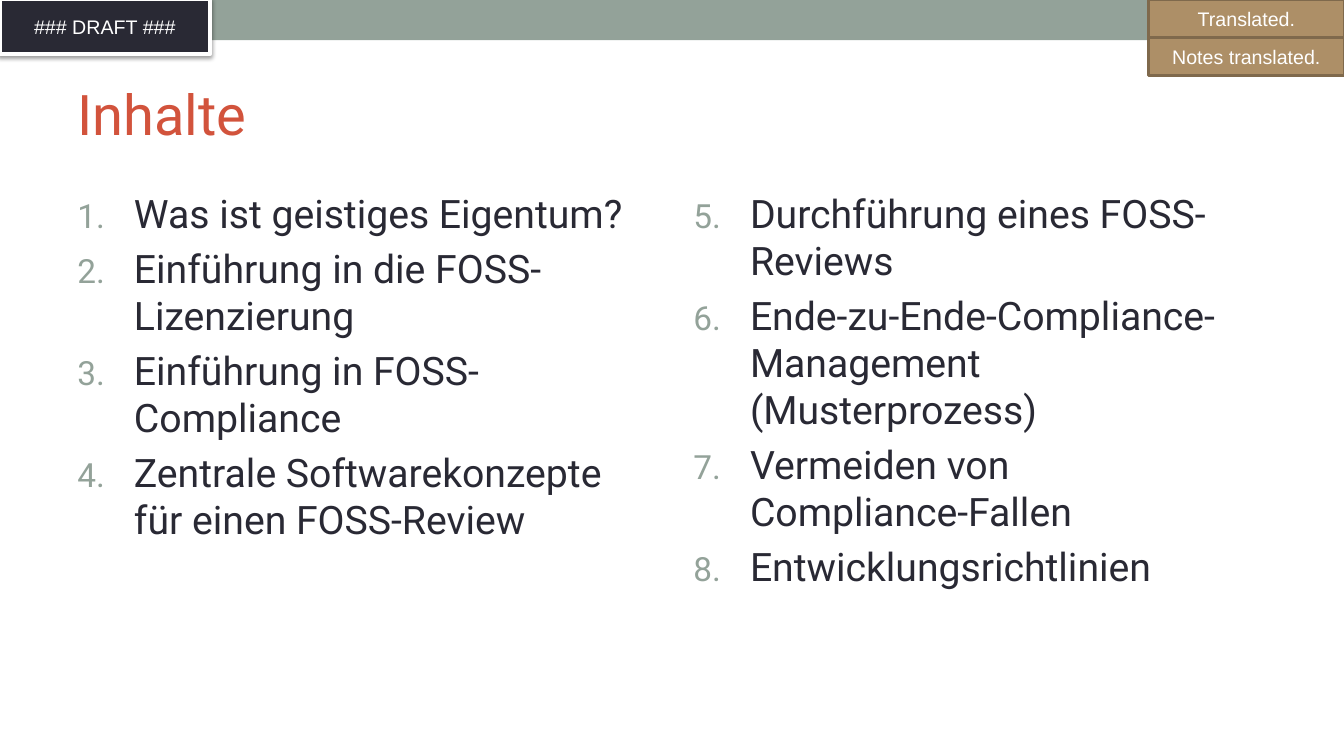
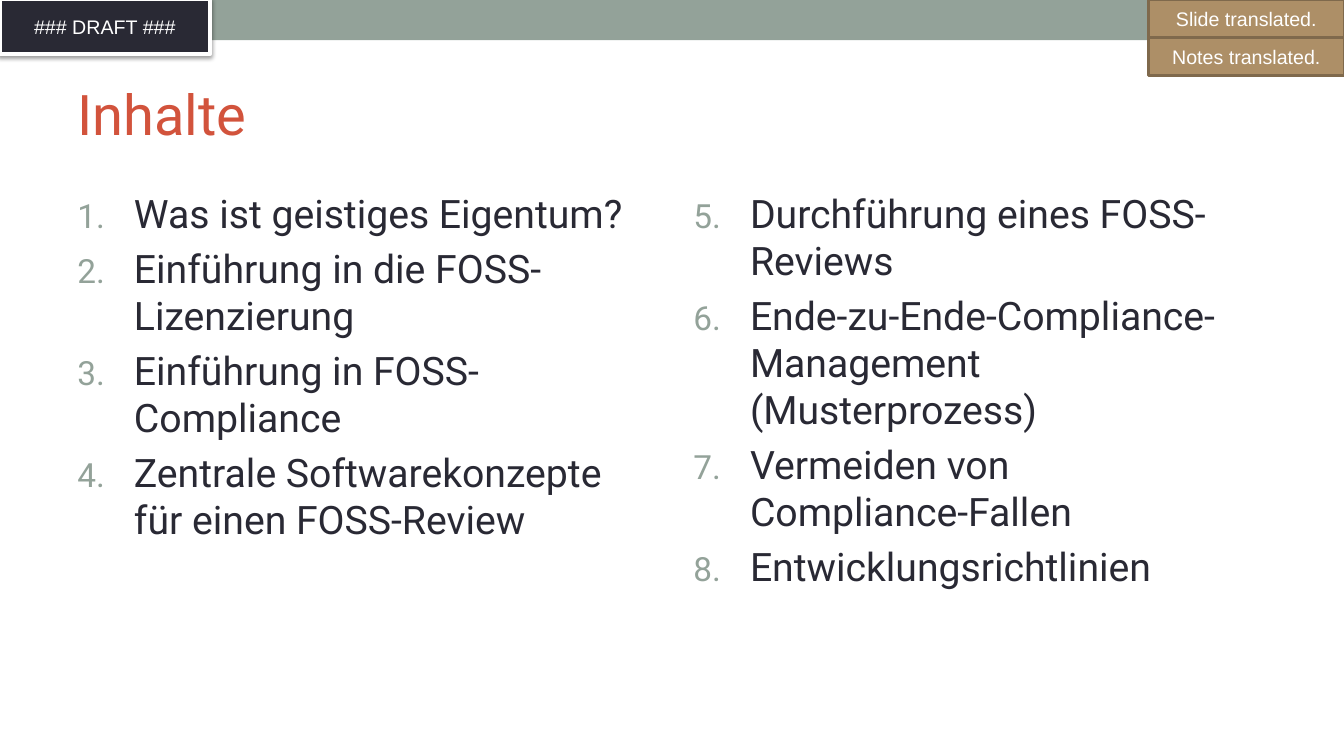
Before and after one commit to SThanheiser/curriculum, a slide deck: slide 3 of translation-DE/slides/DFT_openchain-curriculum-for-1-1_GER.pptx. Drawn at 1344x756 pixels with LibreOffice and Linux fonts; fonts in the diff are those of the drawing; background and template pictures are left out. Boxes give left, top, right and bottom in pixels: in the first picture for what was removed or moved away, otherwise in the second. Text is boxed around its words. In the diff, an @@ line names an element or a change of style, - is before the commit and + after.

```diff
--- a/translation-DE/slides/DFT_openchain-curriculum-for-1-1_GER.pptx
+++ b/translation-DE/slides/DFT_openchain-curriculum-for-1-1_GER.pptx
@@ text in rectangle at [1176, 12, 1317, 26]: text changed @@
-Translated.
+Slide translated.
```
Also in this commit, not shown: 4 other slides changed, 1 slide added, 1 slide removed.
